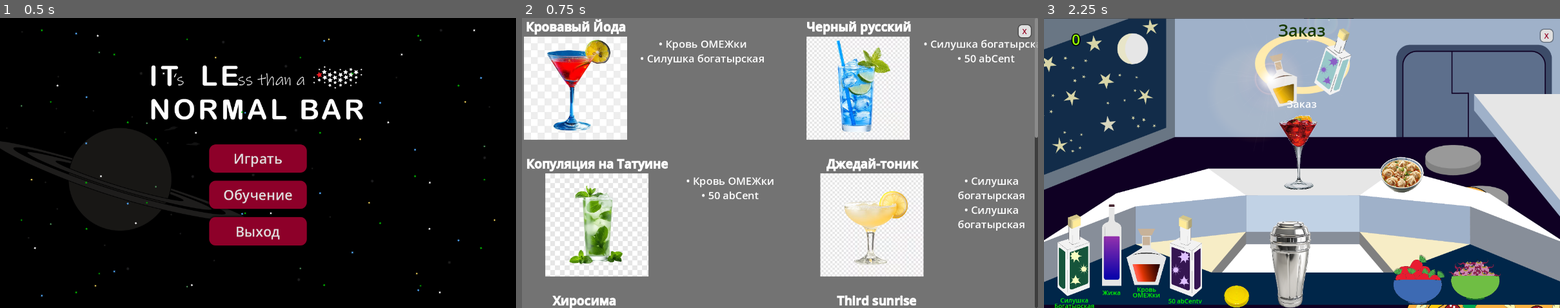
Above: before the commit, frames 1-3 (left to right).
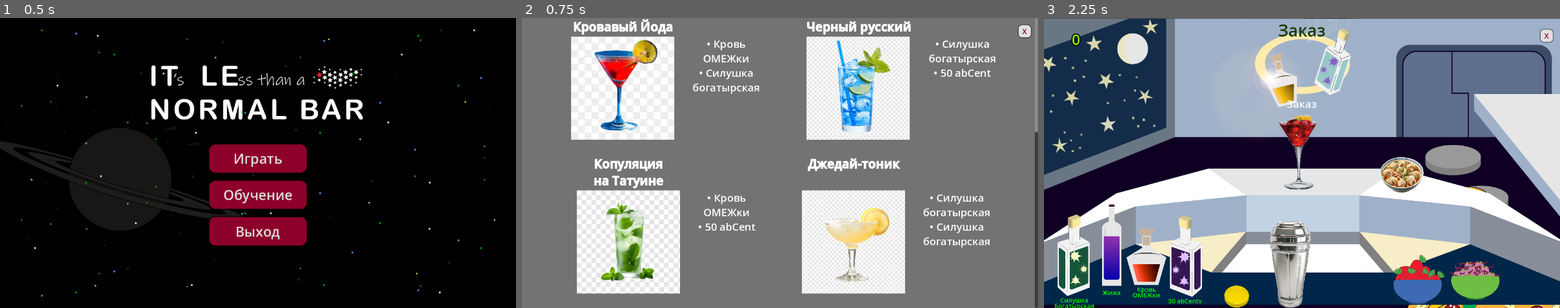
Above: after the commit, the same moments.

Repository: Svinkimer/BartenderGameJam
Game: Godot game, scene res://Scenes/main_menu.tscn
Two runs of this game, one before a commit and one after it. Both use one fixed random seed, a clock stepped at 60 frames per second and the inputs below.
Inputs:
- Up to frame 1 (0.5 s): no input
- Up to frame 2 (0.75 s): click "Обучение" at 0.5 s
- Up to frame 3 (2.25 s): click "X" at 1.25 s; click "Играть" at 2 s

Frame 1 is identical in both runs. In frame 2, 28% of the frame differs, in the area x 0-100%, y 0-100%; in frame 3, nothing differs.

Commit message:
tutorial formatting

Diff:
--- a/Scripts/tutorial.gd
+++ b/Scripts/tutorial.gd
@@ -12,31 +12,31 @@
 	bar_menu += "[table=4][cell=1][center][b]Кровавый Йода[/b][/center][/cell][cell=3][/cell]"
 	bar_menu += "[cell=1][indent][indent][indent][center][b]Черный русский[/b][/center][/indent][/indent][/indent][/cell][cell=3][/cell]"
 	bar_menu += "[cell][img=256x256]res://Assets/Graphics/Tutorial/cocktail1.png[/img][/cell]"
-	bar_menu += "[cell][indent]• Кровь ОМЕЖки\n• Силушка богатырская\n[/indent][/cell]\n\n"
+	bar_menu += "[cell][indent]• Кровь\nОМЕЖки\n• Силушка\nбогатырская\n[/indent][/cell]\n\n"
 	bar_menu += "[cell][indent][indent][indent][center][img=256x256]res://Assets/Graphics/Tutorial/cocktail2.png[/img][/center][/indent][/indent][/indent][/cell]"
-	bar_menu += "[cell][indent][indent]• Силушка богатырская\n• 50 abCent\n[/indent][/indent][/cell][/table]\n\n"
+	bar_menu += "[cell][indent][indent]• Силушка\nбогатырская\n• 50 abCent\n[/indent][/indent][/cell][/table]\n\n"
 
 	# Cocktails 3 & 4
-	bar_menu += "[table=4][cell][center][b]Копуляция на Татуине[/b][/center][/cell][cell][/cell]"
+	bar_menu += "[table=4][cell][center][b]Копуляция\nна Татуине[/b][/center][/cell][cell][/cell]"
 	bar_menu += "[cell][indent][indent][indent][center][b]Джедай-тоник[/b][/center][/indent][/indent][/indent][/cell][cell][/cell]"
 	bar_menu += "[cell][img=256x256]res://Assets/Graphics/Tutorial/cocktail3.png[/img][/cell]"
-	bar_menu += "[cell][indent]• Кровь ОМЕЖки\n• 50 abCent\n[/indent][/cell]\n\n"
+	bar_menu += "[cell][indent]• Кровь\nОМЕЖки\n• 50 abCent\n[/indent][/cell]\n\n"
 	bar_menu += "[cell][indent][indent][indent][center][img=256x256]res://Assets/Graphics/Tutorial/cocktail4.png[/img][/center][/indent][/indent][/indent][/cell]"
-	bar_menu += "[cell][indent][indent]• Силушка богатырская\n• Силушка богатырская\n[/indent][/indent][/cell][/table]\n\n"
+	bar_menu += "[cell][indent][indent]• Силушка\nбогатырская\n• Силушка\nбогатырская\n[/indent][/indent][/cell][/table]\n\n"
 
 	# Cocktails 5 & 6
 	bar_menu += "[table=4][cell][center][b]Хиросима[/b][/center][/cell][cell][/cell]"
 	bar_menu += "[cell][indent][indent][indent][center][b]Third sunrise[/b][/center][/indent][/indent][/indent][/cell][cell][/cell]"
 	bar_menu += "[cell][img=256x256]res://Assets/Graphics/Tutorial/cocktail5.webp[/img][/cell]"
-	bar_menu += "[cell][indent]• Силушка богатырская\n• Жижа\n[/indent][/cell]\n\n"
+	bar_menu += "[cell][indent]• Силушка\nбогатырская\n• Жижа\n[/indent][/cell]\n\n"
 	bar_menu += "[cell][indent][indent][indent][center][img=256x256]res://Assets/Graphics/Tutorial/cocktail1.png[/img][/center][/indent][/indent][/indent][/cell]"
-	bar_menu += "[cell][indent][indent]• Кровь ОМЕЖки\n• Жижа\n[/indent][/indent][/cell][/table]\n\n"
+	bar_menu += "[cell][indent][indent]• Кровь\nОМЕЖки\n• Жижа\n[/indent][/indent][/cell][/table]\n\n"
 
 	# Cocktails 7 & 8
-	bar_menu += "[table=4][cell][center][b]Проект Alien-хэттен[/b][/center][/cell][cell][/cell]"
+	bar_menu += "[table=4][cell][center][b]Проект\nAlien-хэттен[/b][/center][/cell][cell][/cell]"
 	bar_menu += "[cell][indent][indent][indent][center][b]Виски-кола[/b][/center][/indent][/indent][/indent][/cell][cell][/cell]"
 	bar_menu += "[cell][img=256x256]res://Assets/Graphics/Tutorial/cocktail2.png[/img][/cell]"
-	bar_menu += "[cell][indent]• Кровь ОМЕЖки\n• Кровь ОМЕЖки\n[/indent][/cell]\n\n"
+	bar_menu += "[cell][indent]• Кровь\nОМЕЖки\n• Кровь\nОМЕЖки\n[/indent][/cell]\n\n"
 	bar_menu += "[cell][indent][indent][indent][center][img=256x256]res://Assets/Graphics/Tutorial/cocktail3.png[/img][/center][/indent][/indent][/indent][/cell]"
 	bar_menu += "[cell][indent][indent]• 50 abCent\n• Жижа\n[/indent][/indent][/cell][/table]\n\n"
 
@@ -48,9 +48,9 @@
 	bar_menu += "[cell][img=256x256]res://Assets/Graphics/Topping_1.png[/img][/cell]"
 	bar_menu += "[cell][indent]НЕ смешивать с:\n• Хиросима\n• Черный русский\n[/indent][/cell]\n\n"
 	bar_menu += "[cell][indent][indent][center][img=256x256]res://Assets/Graphics/Topping_2.png[/img][/center][/indent][/indent][/cell]"
-	bar_menu += "[cell][indent][indent]НЕ смешивать с:\n• Копуляция на Татуине\n• Third sunrise\n[/indent][/indent][/cell][/table]\n\n"
+	bar_menu += "[cell][indent][indent]НЕ смешивать с:\n• Копуляция\nна Татуине\n• Third sunrise\n[/indent][/indent][/cell][/table]\n\n"
 
-	bar_menu += "[font_size=10]Make sure to pay your taxes by pressing 'N' before serving your every 10th customer.[/font_size]\n"
+	bar_menu += "[font_size=10]Make sure to pay your taxes by pressing 'N' before serving your every 5th customer.[/font_size]\n"
 
 	rich_text_label.bbcode_text = bar_menu
 
